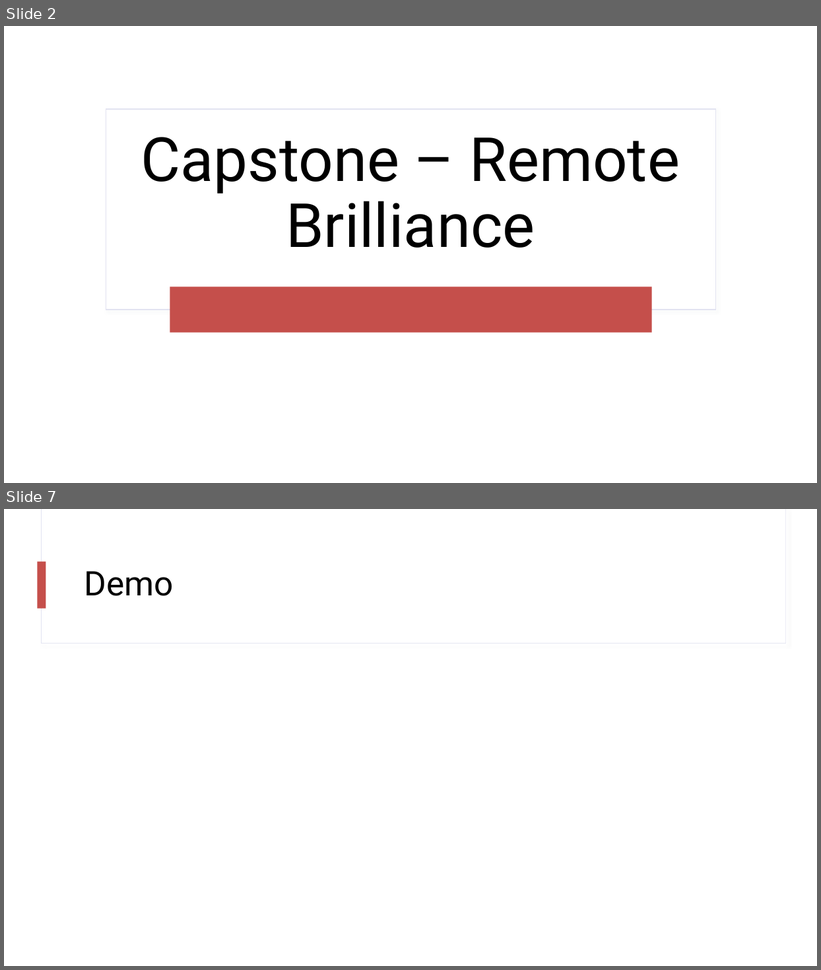
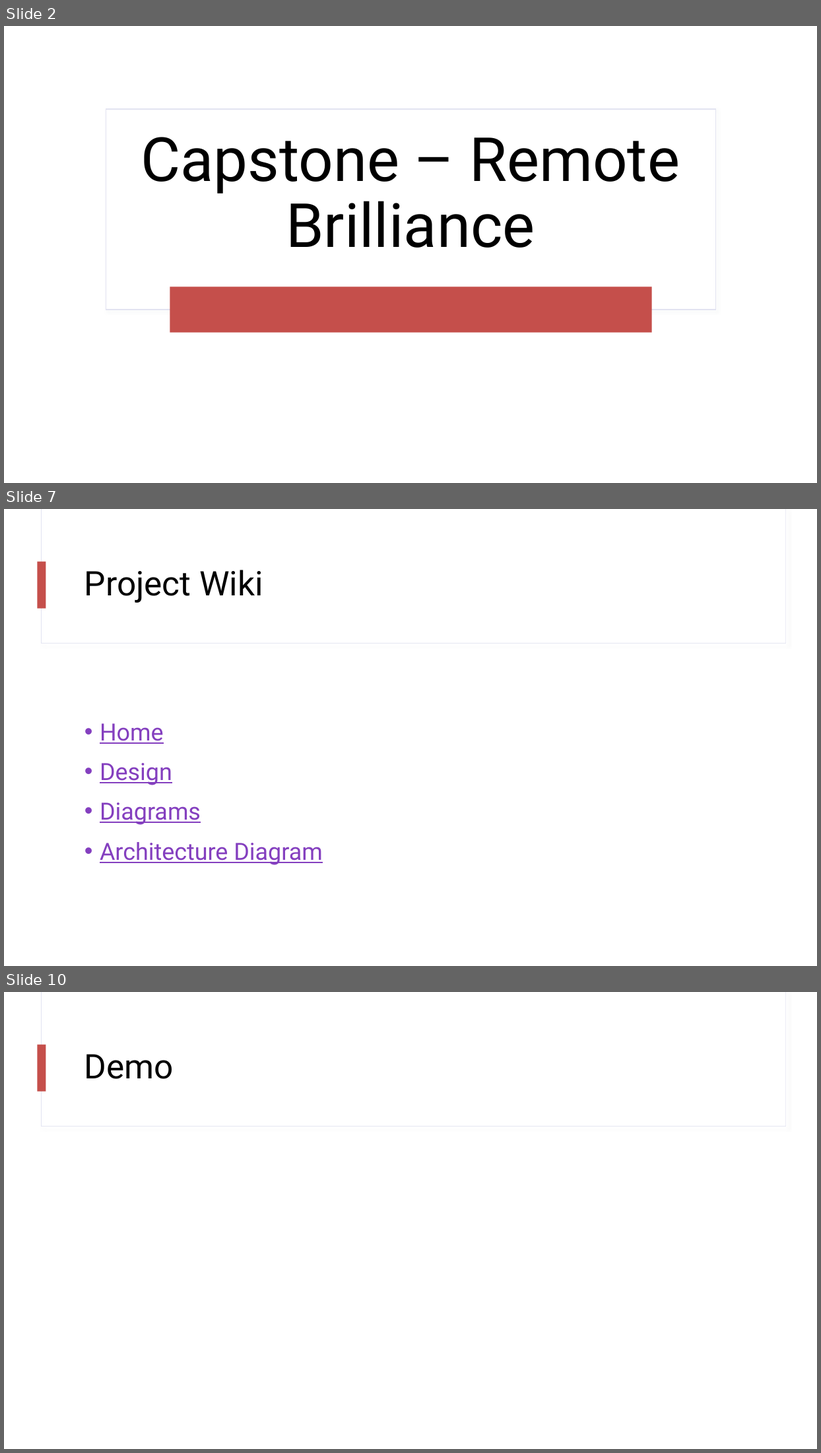
Before and after one commit to mpiantella/tiffin-capstone, a slide deck: packages/ui/public/Capstone Presentation.pptx. Shown one above the other, each under a label of ours: slides 2 and 7 before the commit, slides 2, 7 and 10 after it; the slides between them are not shown. The pictures are 821x970 and 821x1453 pixels, drawn with LibreOffice and Linux fonts; fonts in the diff are those of the drawing. Boxes give left, top, right and bottom in pixels: in the first picture for what was removed or moved away, otherwise in the second. Text is boxed around its words. In the diff, an @@ line names an element or a change of style, - is before the commit and + after.

```diff
--- a/packages/ui/public/Capstone Presentation.pptx
+++ b/packages/ui/public/Capstone Presentation.pptx
@@ slide 7 added at [4, 509, 817, 966], background #FFFFFF; not listed: 3 template elements that a slide beside it also shows @@
@@ title added at [85, 570, 263, 603], 40 pt, text #000000 @@
+Project Wiki
@@ text added at [100, 723, 322, 865], 28 pt, text #843FBF, underline @@
+• Home
+• Design
+• Diagrams
+• Architecture Diagram
@@ what was slide 7 is now slide 10 @@
```
Also in this commit, not shown: 2 slides changed, 6 other slides added, 3 slides removed, 10 other files.
